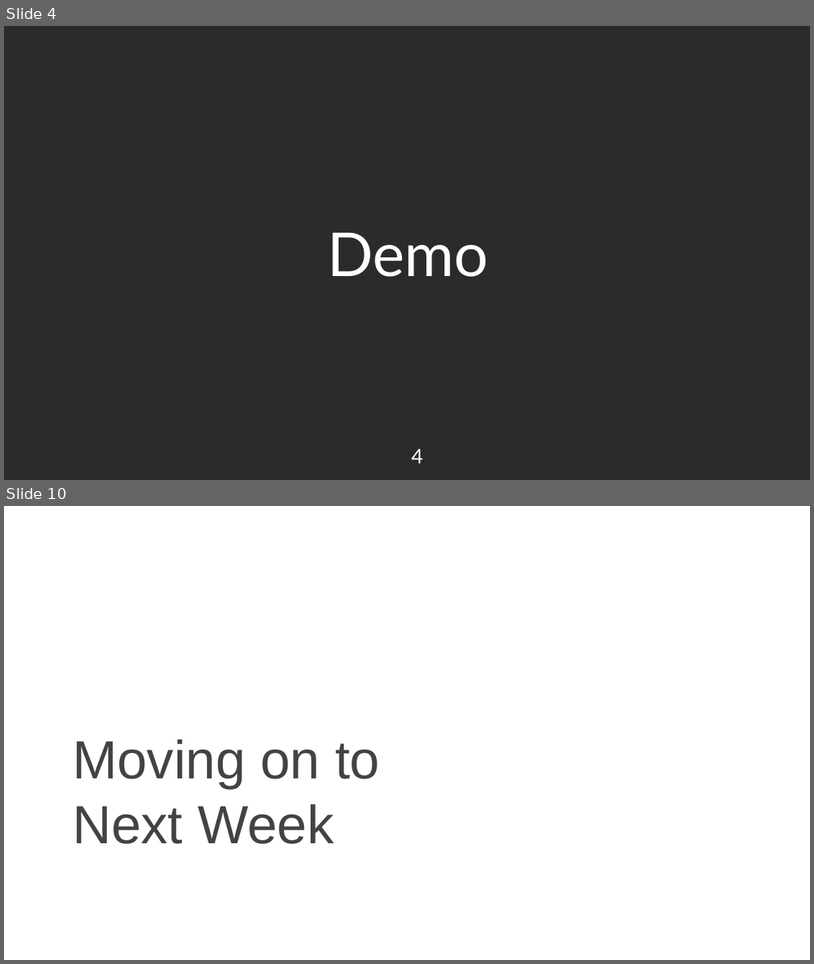
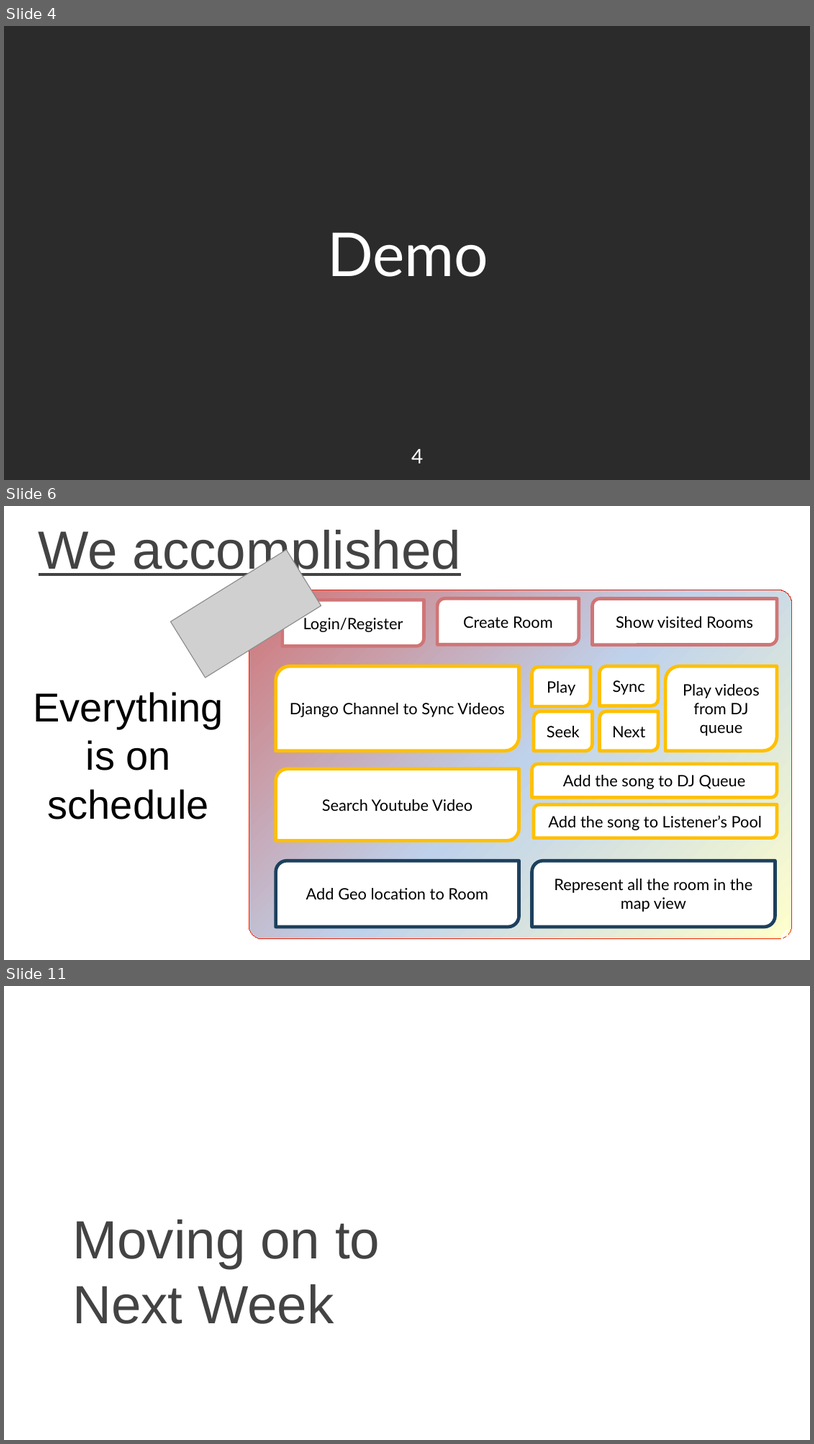
Before and after one commit to nkjack/17437-hot-pot-music-share, a slide deck: sprint-presentations/1119_WebApp_presentation.pptx. Shown one above the other, each under a label of ours: slides 4 and 10 before the commit, slides 4, 6 and 11 after it; the slides between them are not shown. The pictures are 814x964 and 814x1444 pixels, drawn with LibreOffice and Linux fonts; fonts in the diff are those of the drawing; grey boxes stand for pictures; background and template pictures are left out; a plain dark background stands for a picture behind light text. Boxes give left, top, right and bottom in pixels: in the first picture for what was removed or moved away, otherwise in the second. Text is boxed around its words. In the diff, an @@ line names an element or a change of style, - is before the commit and + after.

```diff
--- a/sprint-presentations/1119_WebApp_presentation.pptx
+++ b/sprint-presentations/1119_WebApp_presentation.pptx
@@ slide 6 added at (4,506,810,960), background picture (left out) @@
@@ text added at (39,530,461,578), 48 pt, text #434343, underline @@
+We accomplished
@@ picture added at (170,550,321,678) @@
@@ rounded rectangle added at (249,590,792,939), fill gradient #D07576 to #BFD2EC to #FFFFCC, outline #EE2305 0.75 pt @@
@@ round diag rect added at (282,600,423,646), fill #FFFFFF, outline #D07576 3 pt, 14 pt, text #000000 @@
+Login/Register
@@ round diag rect added at (438,599,579,645), fill #FFFFFF, outline #D07576 3 pt, 14 pt, text #000000 @@
+Create Room
@@ round diag rect added at (593,599,777,645), fill #FFFFFF, outline #D07576 3 pt, 14 pt, text #000000 @@
+Show visited Rooms
@@ round diag rect added at (275,666,520,750), fill #FFFFFF, outline #FFC000 3 pt, 14 pt, text #000000 @@
+Django Channel to Sync Videos
@@ round diag rect added at (532,667,591,706), fill #FFFFFF, outline #FFC000 3 pt, 14 pt, text #000000 @@
+Play
@@ round diag rect added at (600,666,658,705), fill #FFFFFF, outline #FFC000 3 pt, 14 pt, text #000000 @@
+Sync
@@ round diag rect added at (666,666,777,750), fill #FFFFFF, outline #FFC000 3 pt, 14 pt, text #000000 @@
+Play videos from DJ queue
@@ text added at (34,692,224,819), 36 pt, text #000000 @@
+Everything is on schedule
@@ round diag rect added at (534,710,593,750), fill #FFFFFF, outline #FFC000 3 pt, 14 pt, text #000000 @@
+Seek
@@ round diag rect added at (600,710,658,750), fill #FFFFFF, outline #FFC000 3 pt, 14 pt, text #000000 @@
+Next
@@ round diag rect added at (532,764,777,797), fill #FFFFFF, outline #FFC000 3 pt, 14 pt, text #000000 @@
+Add the song to DJ Queue
@@ round diag rect added at (275,769,520,841), fill #FFFFFF, outline #FFC000 3 pt, 14 pt, text #000000 @@
+Search Youtube Video
@@ round diag rect added at (534,804,777,837), fill #FFFFFF, outline #FFC000 3 pt, 14 pt, text #000000 @@
+Add the song to Listener’s Pool
@@ round diag rect added at (275,860,520,926), fill #FFFFFF, outline #1D405D 3 pt, 14 pt, text #000000 @@
+Add Geo location to Room
@@ round diag rect added at (532,860,776,926), fill #FFFFFF, outline #1D405D 3 pt, 14 pt, text #000000 @@
+Represent all the room in the map view
@@ page number added at (780,926,792,939), 18 pt, text #FFFFFF @@
+6
@@ what was slide 10 is now slide 11 @@
```
Also in this commit, not shown: 4 slides changed, 4 other slides added, 4 slides removed, 5 other files.
